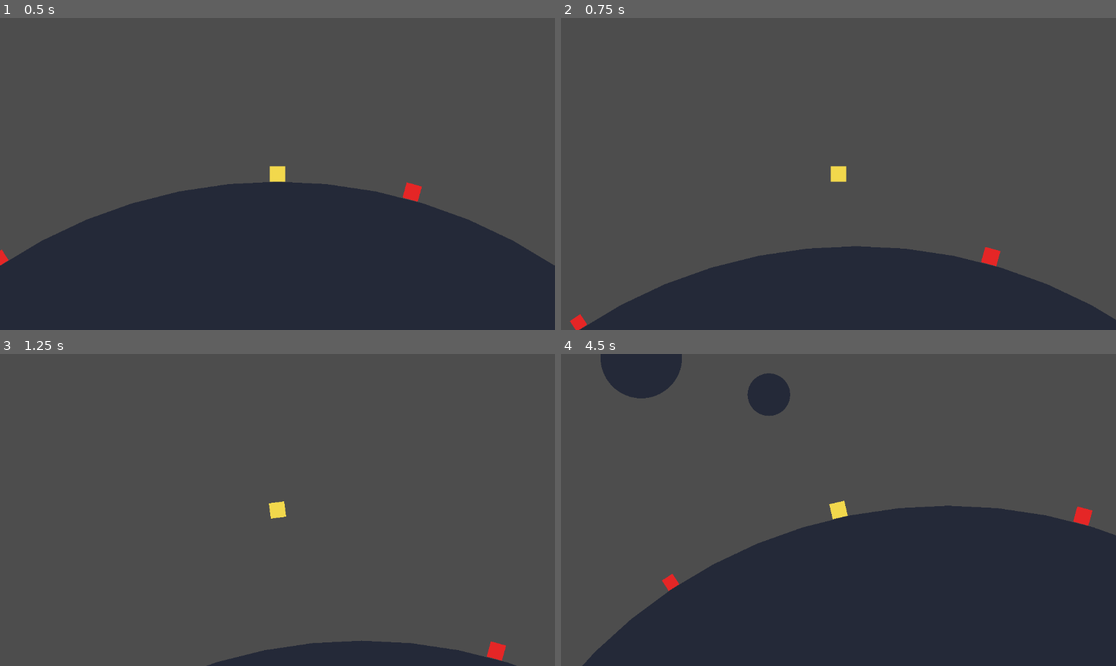
Above: before the commit, frames 1-4 (two rows, left to right).
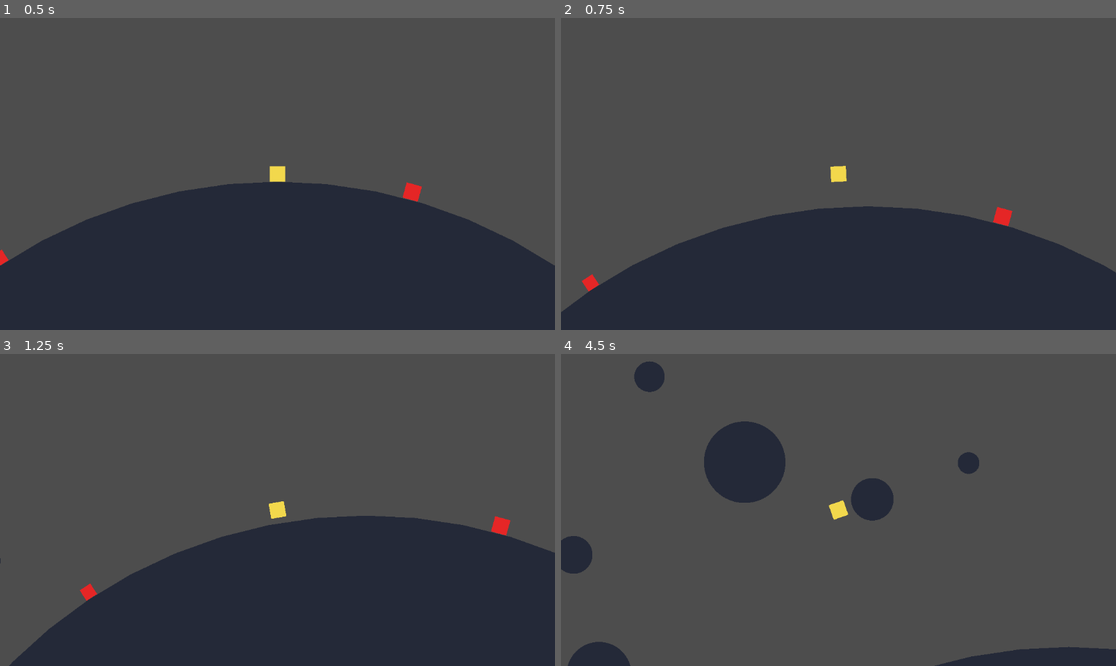
Above: after the commit, the same moments.

Repository: nikita-leonov/gravity
Game: Godot game, scene res://scenes/main.tscn
The game is run twice, just before and just after one commit, with the same random seed, the same clock (stepped at 60 frames per second) and the same inputs.
Inputs:
- Up to frame 1 (0.5 s): no input
- Up to frame 2 (0.75 s): tap Enter (ui_accept) at 0.5 s; hold Right (ui_right) from 0.53 s (still down)
- Up to frame 3 (1.25 s): keep holding Right (ui_right); tap Enter (ui_accept) at 0.77 s
- Up to frame 4 (4.5 s): release Right (ui_right) at 1.28 s; hold Left (ui_left) 1.28-2.03 s; tap Enter (ui_accept) at 1.52, 3.02, 3.77 s; hold Right (ui_right) 2.03-3.53 s; hold Left (ui_left) from 3.53 s (still down)

Frame 1 is identical in both runs. In frame 2, 13% of the frame differs, in the area x 0-100%, y 47-100%; in frame 3, 34%; in frame 4, 43%, in the area x 0-100%, y 0-100%.

Commit message:
Adjust gravity switching and add nested satellites

Diff:
--- a/scripts/main.gd
+++ b/scripts/main.gd
@@ -14,6 +14,12 @@
 @export var satellite_orbit_gap: float = 90.0
 @export var satellite_radius_range: Vector2 = Vector2(36.0, 70.0)
 @export var satellite_orbit_speed_range: Vector2 = Vector2(0.4, 0.9)
+@export var satellite_nesting_levels: int = 1
+@export var satellites_per_satellite: int = 1
+@export var subsatellite_orbit_offset: float = 70.0
+@export var subsatellite_orbit_gap: float = 60.0
+@export var subsatellite_radius_scale: float = 0.6
+@export var subsatellite_orbit_speed_range: Vector2 = Vector2(0.6, 1.2)
 
 @onready var gravity_objects = $GravityObjects
 @onready var sun = $GravityObjects/Sun
@@ -169,6 +175,56 @@
 		if satellite.has_method("setup_orbit"):
 			satellite.call("setup_orbit", planet, orbit_radius, angle, speed, size)
 
+		_spawn_nested_satellites(satellite, rng, satellite_nesting_levels, 1)
+
+		previous_orbit_radius = orbit_radius
+		previous_size = size
+
+func _spawn_nested_satellites(parent: Node2D, rng: RandomNumberGenerator, depth: int, level: int) -> void:
+	if gravity_objects == null:
+		return
+	if depth <= 0:
+		return
+
+	var count = max(satellites_per_satellite, 0)
+	if count == 0:
+		return
+
+	var scale = pow(subsatellite_radius_scale, level)
+	var min_size = min(satellite_radius_range.x, satellite_radius_range.y) * scale
+	var max_size = max(satellite_radius_range.x, satellite_radius_range.y) * scale
+	var min_speed = min(subsatellite_orbit_speed_range.x, subsatellite_orbit_speed_range.y)
+	var max_speed = max(subsatellite_orbit_speed_range.x, subsatellite_orbit_speed_range.y)
+	var min_surface_gap = _get_min_surface_gap()
+	var orbit_offset = subsatellite_orbit_offset * scale
+	var orbit_gap = subsatellite_orbit_gap * scale
+	var previous_orbit_radius = 0.0
+	var previous_size = 0.0
+
+	for i in range(count):
+		var satellite = gravity_object_scene.instantiate()
+		gravity_objects.add_child(satellite)
+		satellite.z_index = 2 + level
+
+		var size = rng.randf_range(min_size, max_size)
+		var desired_orbit_radius = parent.radius + orbit_offset + float(i) * orbit_gap
+		var orbit_radius = desired_orbit_radius
+		if i == 0:
+			var min_orbit_radius = parent.radius + size + min_surface_gap
+			orbit_radius = max(orbit_radius, min_orbit_radius)
+		else:
+			var min_orbit_radius = previous_orbit_radius + previous_size + size + min_surface_gap
+			orbit_radius = max(orbit_radius, min_orbit_radius)
+		var angle = rng.randf_range(0.0, TAU)
+		var speed = rng.randf_range(min_speed, max_speed)
+		if rng.randf() < 0.5:
+			speed = -speed
+
+		if satellite.has_method("setup_orbit"):
+			satellite.call("setup_orbit", parent, orbit_radius, angle, speed, size)
+
+		_spawn_nested_satellites(satellite, rng, depth - 1, level + 1)
+
 		previous_orbit_radius = orbit_radius
 		previous_size = size
 
@@ -189,4 +245,13 @@
 	var max_satellite_size = max(satellite_radius_range.x, satellite_radius_range.y)
 	var gap = max(satellite_orbit_gap, 0.0)
 	var max_orbit_radius = satellite_orbit_offset + float(count - 1) * gap
-	return max_orbit_radius + max_satellite_size
+	var nested_extent = 0.0
+	if satellite_nesting_levels > 0 and satellites_per_satellite > 0:
+		for level in range(1, satellite_nesting_levels + 1):
+			var scale = pow(subsatellite_radius_scale, level)
+			var max_nested_size = max_satellite_size * scale
+			var nested_gap = max(subsatellite_orbit_gap, 0.0) * scale
+			var nested_offset = subsatellite_orbit_offset * scale
+			var max_nested_orbit = nested_offset + float(satellites_per_satellite - 1) * nested_gap
+			nested_extent += max_nested_orbit + max_nested_size
+	return max_orbit_radius + max_satellite_size + nested_extent
--- a/scripts/player.gd
+++ b/scripts/player.gd
@@ -11,6 +11,7 @@
 @export var jump_assist_duration: float = 0.45
 @export var jump_assist_bias: float = 220.0
 @export var surface_snap_distance: float = 6.0
+@export var gravity_switch_threshold: float = 80.0
 
 var gravity_center: Vector2 = Vector2.ZERO
 var gravity_radius: float = 0.0
@@ -128,6 +129,10 @@
 
 	if current_gravity_id != 0 and not jump_in_progress:
 		return
+	if jump_in_progress and current_gravity_id != 0:
+		var current_distance = (global_position - gravity_center).length()
+		if current_distance < gravity_radius + gravity_switch_threshold:
+			return
 
 	var best_center = gravity_center
 	var best_radius = gravity_radius
